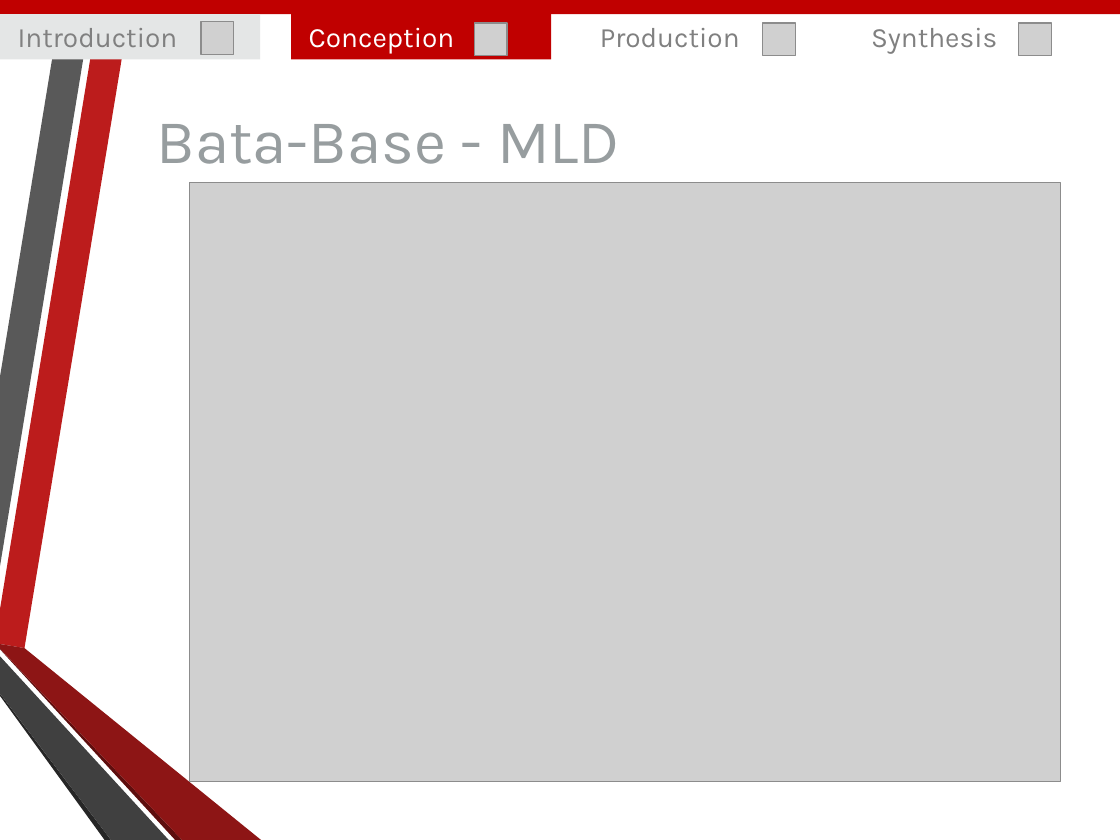
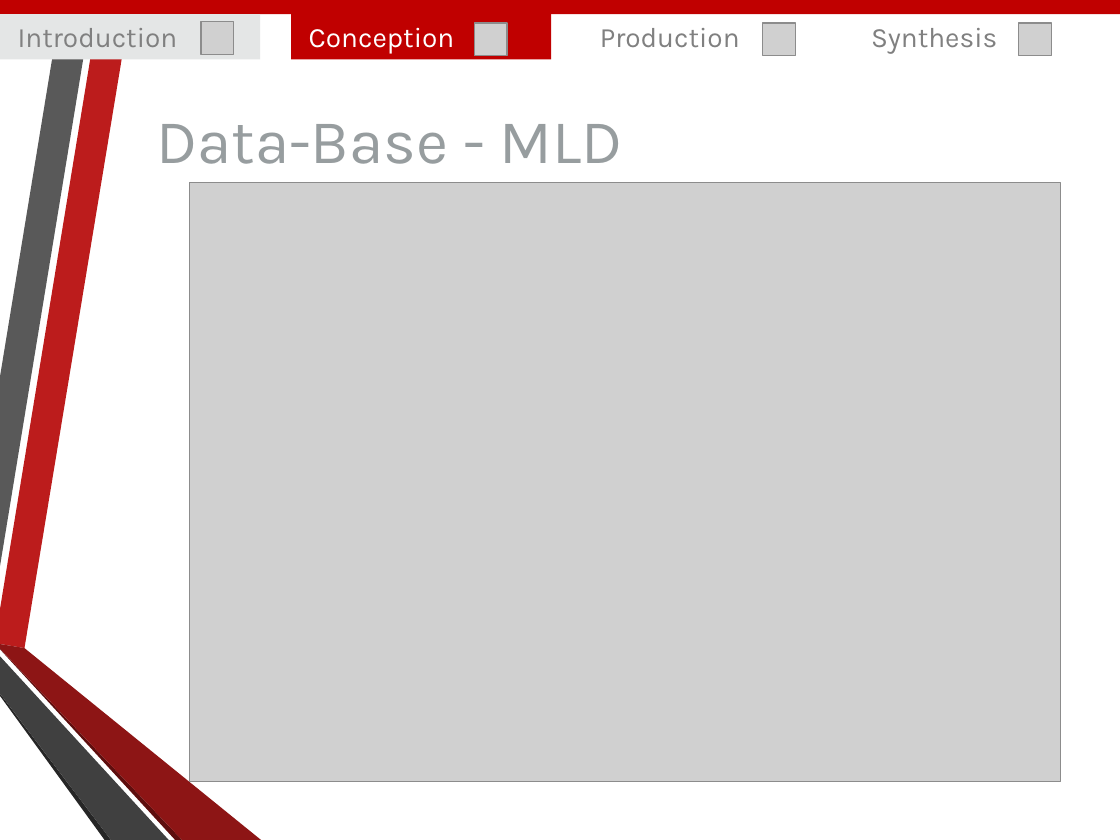
Before and after one commit to Amaknes/ProjetWeb, a slide deck: slide 10 of Livrables/Diapo_Projet_Web.pptx (slide 11 before the commit). Drawn at 1120x840 pixels with LibreOffice and Linux fonts; fonts in the diff are those of the drawing; grey boxes stand for pictures; background and template pictures are left out. Boxes give left, top, right and bottom in pixels: in the first picture for what was removed or moved away, otherwise in the second. Text is boxed around its words. In the diff, an @@ line names an element or a change of style, - is before the commit and + after.

```diff
--- a/Livrables/Diapo_Projet_Web.pptx
+++ b/Livrables/Diapo_Projet_Web.pptx
@@ text at bbox=[156, 124, 622, 164]: text changed @@
-Bata-Base - MLD
+Data-Base - MLD
```
Also in this commit, not shown: 3 other slides changed, 2 slides removed.
